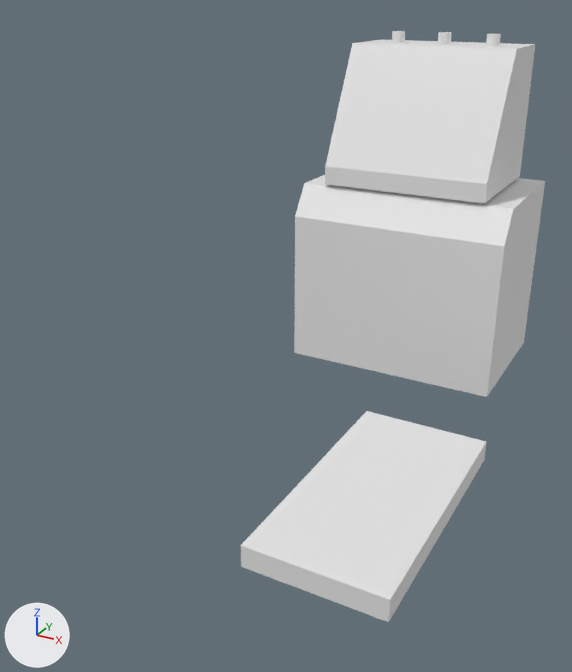
Renders of the Blender file Content/Blender/ITGMachine/itgmachine.blend from each side of a commit.
The view is the same before and after, from a 50 mm lens placed at (4.87, -11.64, 3.29), pointed at (-0.69, -1.54, -1.76). The lights are fixed; the arrows at lower left show +X, +Y and +Z.
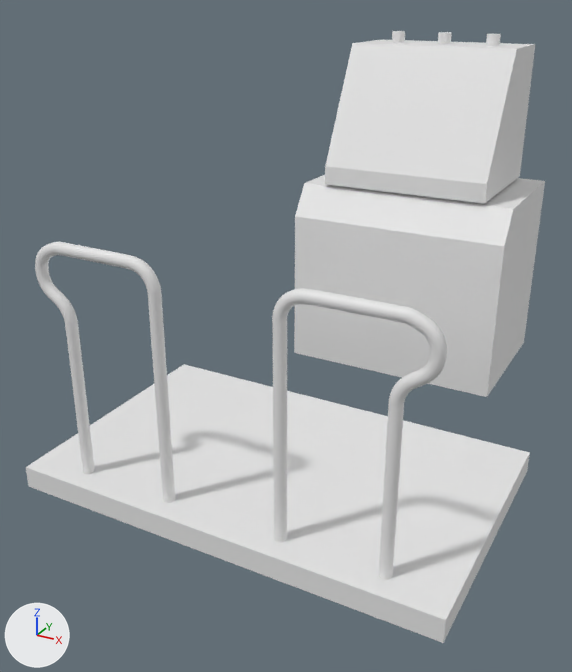
Location of each change, (x1, y1, x2, y2) in pixels of the pictures (572 x 672 px; the box of a moved part takes in the faces that stretch with it):
'Cube.003', mesh rescaled, moved (104% wider, 32% taller): before (241, 411, 487, 622); after (26, 364, 530, 643)
'NurbsPath', added: after (272, 289, 447, 405)
'Cylinder.006', added: after (272, 318, 287, 542)
'NurbsPath.001', added: after (35, 242, 161, 324)
'Cylinder.005', added: after (148, 292, 175, 503)
'Cylinder.004', added: after (379, 403, 404, 580)
'Cylinder.003', added: after (65, 322, 95, 474)
part 1 of me_cube_004, moved or reshaped: before (241, 411, 486, 622); after (26, 364, 529, 643)

Edits to the bpy script that builds the scene:
```text
Change me_cube_004:
    where me_cube_004.from_pydata(...)  # 20 vertices, 18 faces; spans x -1.0..1.0, y -1.27..1.0, z -1.0..1.0
    used by ob_cube_003; location = (1.5, -2.66, -3.26); scale = (1.0, 1.73, 0.166)
    me_cube_004 part 1: the whole mesh is scaled about its middle by (3.16, 1, 1), then moved by (-2.16, 0.0, 0.0)
Add cu_nurbspath:
    cu_nurbspath = bpy.data.curves.new('NurbsPath', 'CURVE')
    cu_nurbspath.dimensions = '3D'
    _sp = cu_nurbspath.splines.new('NURBS'); _sp.points.add(18)
    _sp.points.foreach_set('co', [-12.28, 0.0, 4.294, 1.0, -12.28, 0.0, 4.437, 1.0, -12.08, 0.0, 5.273, 1.0, -11.1, 0.0, 5.58, 1.0, -10.85, 0.0, 5.58, 1.0, -6.56, 0.0, 5.592, 1.0, -6.131, 0.0, 5.592, 1.0, -6.082, 0.0, 5.58, 1.0, -5.285, 0.0, 5.31, 1.0, -4.868, 0.0, 4.856, 1.0, -4.733, 0.0, 4.378, 1.0, -4.745, 0.0, 3.802, 1.0, -4.904, 0.0, 3.299, 1.0, -5.37, 0.0, 2.882, 1.0, -5.861, 0.0, 2.624, 1.0, -6.217, 0.0, 2.232, 1.0, -6.413, 0.0, 1.803, 1.0, -6.437, 0.0, 1.496, 1.0, -6.437, 0.0, 1.472, 1.0])
    _sp.order_u = 5
    _sp.order_v = 0
    _sp.use_endpoint_u = True
    cu_nurbspath.use_path = True
    cu_nurbspath.use_path_clamp = True
    cu_nurbspath.bevel_mode = 'OBJECT'
    cu_nurbspath.bevel_resolution = 0
    cu_nurbspath.fill_mode = 'HALF'
    cu_nurbspath.bevel_object = ob_beziercircle
Add cu_beziercircle_002:
    cu_beziercircle_002 = bpy.data.curves.new('BezierCircle.002', 'CURVE')
    cu_beziercircle_002.dimensions = '3D'
    _sp = cu_beziercircle_002.splines.new('BEZIER'); _sp.bezier_points.add(3)
    _sp.bezier_points.foreach_set('co', [-1.0, 0.0, 0.0, 0.0, 1.0, 0.0, 1.0, 0.0, 0.0, 0.0, -1.0, 0.0])
    _sp.bezier_points.foreach_set('handle_left', [-1.0, -0.552, 0.0, -0.552, 1.0, 0.0, 1.0, 0.552, 0.0, 0.552, -1.0, 0.0])
    _sp.bezier_points.foreach_set('handle_right', [-1.0, 0.552, 0.0, 0.552, 1.0, 0.0, 1.0, -0.552, 0.0, -0.552, -1.0, 0.0])
    for _p, _l, _r in zip(_sp.bezier_points, ['AUTO', 'AUTO', 'AUTO', 'AUTO'], ['AUTO', 'AUTO', 'AUTO', 'AUTO']): _p.handle_left_type = _l; _p.handle_right_type = _r
    _sp.order_u = 0
    _sp.order_v = 0
    _sp.use_cyclic_u = True
    cu_beziercircle_002.use_path = True
    cu_beziercircle_002.use_path_clamp = True
    cu_beziercircle_002.bevel_resolution = 0
    cu_beziercircle_002.fill_mode = 'HALF'
Add cu_nurbspath_001:
    cu_nurbspath_001 = bpy.data.curves.new('NurbsPath.001', 'CURVE')
    cu_nurbspath_001.dimensions = '3D'
    _sp = cu_nurbspath_001.splines.new('NURBS'); _sp.points.add(18)
    _sp.points.foreach_set('co', [-12.28, 0.0, 4.294, 1.0, -12.28, 0.0, 4.437, 1.0, -12.08, 0.0, 5.273, 1.0, -11.1, 0.0, 5.58, 1.0, -10.85, 0.0, 5.58, 1.0, -6.56, 0.0, 5.592, 1.0, -6.131, 0.0, 5.592, 1.0, -6.082, 0.0, 5.58, 1.0, -5.285, 0.0, 5.31, 1.0, -4.868, 0.0, 4.856, 1.0, -4.733, 0.0, 4.378, 1.0, -4.745, 0.0, 3.802, 1.0, -4.904, 0.0, 3.299, 1.0, -5.37, 0.0, 2.882, 1.0, -5.861, 0.0, 2.624, 1.0, -6.217, 0.0, 2.232, 1.0, -6.413, 0.0, 1.803, 1.0, -6.437, 0.0, 1.496, 1.0, -6.437, 0.0, 1.472, 1.0])
    _sp.order_u = 5
    _sp.order_v = 0
    _sp.use_endpoint_u = True
    cu_nurbspath_001.use_path = True
    cu_nurbspath_001.use_path_clamp = True
    cu_nurbspath_001.bevel_mode = 'OBJECT'
    cu_nurbspath_001.bevel_resolution = 0
    cu_nurbspath_001.fill_mode = 'HALF'
    cu_nurbspath_001.bevel_object = ob_beziercircle
Change ob_cube_003:
    ob_cube_003.location: (1.5, -2.66, -3.26) -> (2.15, -2.66, -3.26)
Add ob_cylinder_003:
    ob_cylinder_003 = bpy.data.objects.new('Cylinder.003', me_cylinder_001)  # a 32-sided cylinder along z spanning x -1.0..1.0, y -1.0..1.0, z -1.33..1.0
    ob_cylinder_003.location = (-2.3, -4.5, -1.76)
    ob_cylinder_003.scale = (0.0833, 0.0832, 1.0)
Add ob_cylinder_004:
    ob_cylinder_004 = bpy.data.objects.new('Cylinder.004', me_cylinder_001.copy())
    ob_cylinder_004.location = (2.29, -4.5, -1.76)
    ob_cylinder_004.scale = (0.0833, 0.0832, 1.0)
Add ob_cylinder_005:
    ob_cylinder_005 = bpy.data.objects.new('Cylinder.005', me_cylinder_005)  # a 32-sided cylinder along z spanning x -1.0..1.0, y -1.0..1.0, z -1.33..1.69
    ob_cylinder_005.location = (-0.88, -4.5, -1.76)
    ob_cylinder_005.scale = (0.0833, 0.0832, 1.0)
Add ob_cylinder_006:
    ob_cylinder_006 = bpy.data.objects.new('Cylinder.006', me_cylinder_005.copy())
    ob_cylinder_006.location = (0.86, -4.5, -1.76)
    ob_cylinder_006.scale = (0.0833, 0.0832, 1.0)
Add ob_nurbspath:
    ob_nurbspath = bpy.data.objects.new('NurbsPath', cu_nurbspath)
    ob_nurbspath.location = (3.86, -4.5, -1.12)
    ob_nurbspath.scale = (0.244, 0.244, 0.244)
Add ob_beziercircle:
    ob_beziercircle = bpy.data.objects.new('BezierCircle', cu_beziercircle_002)
    ob_beziercircle.location = (4.653, -4.396, 0.219)
    ob_beziercircle.rotation_euler = (1.571, 0.0, 0.0)  # degrees (90, 0, 0)
    ob_beziercircle.scale = (0.343, 0.343, 1.0)
Add ob_nurbspath_001:
    ob_nurbspath_001 = bpy.data.objects.new('NurbsPath.001', cu_nurbspath_001)
    ob_nurbspath_001.location = (-3.87, -4.5, -1.12)
    ob_nurbspath_001.rotation_euler = (0.0, 0.0, 3.142)  # degrees (0, 0, 180)
    ob_nurbspath_001.scale = (0.244, 0.244, 0.244)
```
